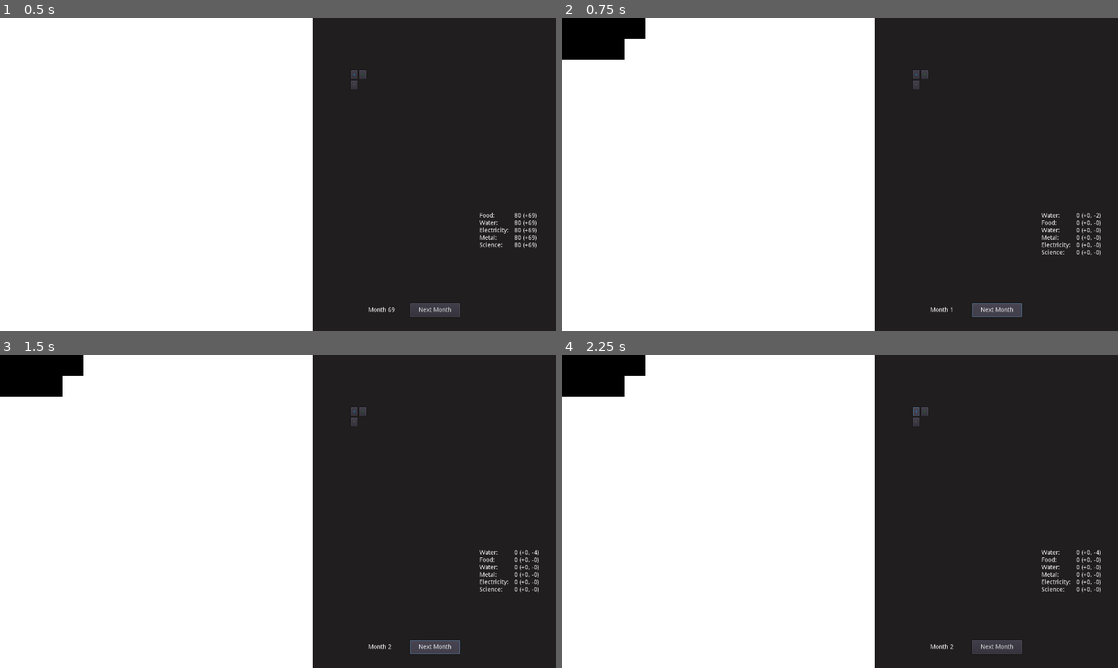
Above: before the commit, frames 1-4 (two rows, left to right).
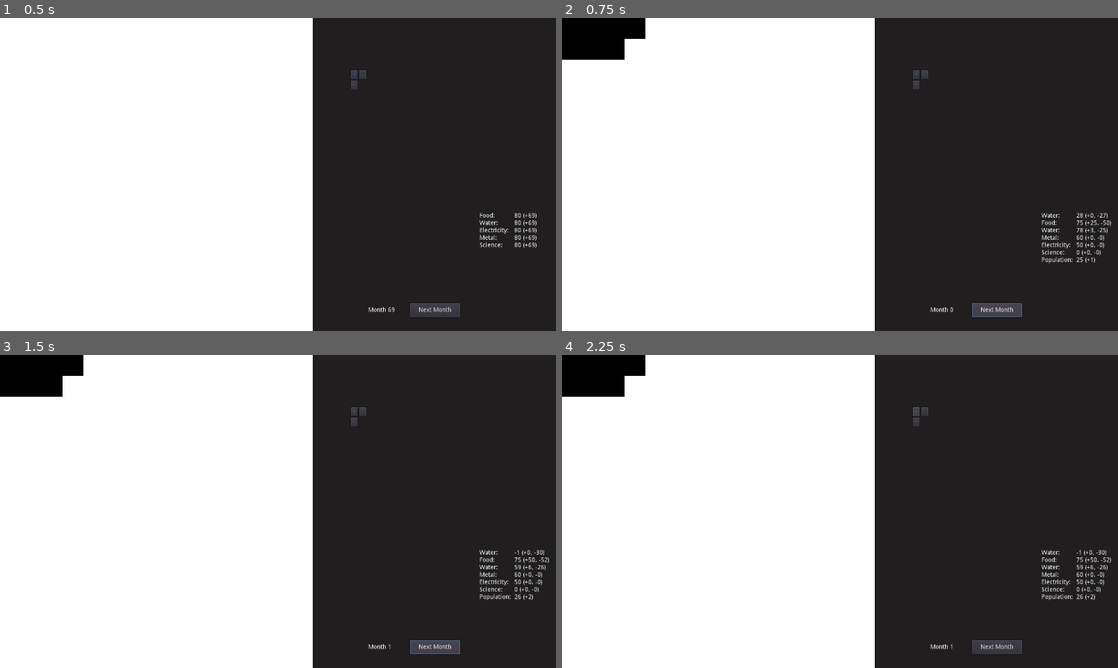
Above: after the commit, the same moments.

Repository: sirknightj/CEV-1
Game: Godot game, scene res://MainGameScene.tscn
Two runs of this game, one before a commit and one after it. Both use one fixed random seed, a clock stepped at 60 frames per second and the inputs below.
Inputs (mouse positions are in pixels of both pictures, inside the frame that each line leads up to):
- Up to frame 1 (0.5 s): no input
- Up to frame 2 (0.75 s): click "Next Month" at 0.5 s
- Up to frame 3 (1.5 s): click "Next Month" at 1.25 s
- Up to frame 4 (2.25 s): click (917, 411) at 2 s

Frame 1 is identical in both runs. In frame 2, 0.4% of the frame differs, in the area x 69-99%, y 62-94%; in frame 3, 0.3%; in frame 4, 0.3%.

Commit message:
Population growth, and population also now affects the incomes

Diff:
--- a/source/scripts/MainGameScene.gd
+++ b/source/scripts/MainGameScene.gd
@@ -28,6 +28,10 @@
 var science : int          # the amount of science we have on turn
 var science_income : int   # the amount of science we gain on the next turn
 var science_expense : int  # the amount of science we will expend on the next turn, nonnegative
+
+var people : int             # The number of people we have in our colony
+var people_fraction : float  # The "real" number of people we have = people + people_fraction. 0 <= people_fraction < 1
+var people_income : int      # the number of people we gain on the next turn
 
 # Grid Variables
 # A mutable grid_size x grid_size grid that buildings can be placed in.
@@ -53,6 +57,16 @@
 	SideBar = get_node("Sidebar")
 	Grid = get_node("Grid")
 	load_buildings_json()
+
+	# Set initial resources
+	food = 100
+	oxygen = 100
+	water = 55
+	metal = 60
+	electricity = 50
+	science = 0
+	people = 25
+
 	print('Got here!')
 
 """
@@ -75,6 +89,19 @@
 """
 func on_next_turn():
 	print("MainGameScene.on_next_turn was called!")
+	turn += 1
+
+	water += (water_income - water_expense)
+	food += (food_income - food_expense)
+	oxygen += (oxygen_income - oxygen_expense)
+	metal += (metal_income - metal_expense)
+	electricity += (electricity_income - electricity_expense)
+	science += (science_income - science_expense)
+
+	people += people_income
+	print("Population: " + str(people + people_fraction))
+	calculate_people_next_turn()
+	recalculate_incomes()
 
 """
 	Place the building at the grid square (_x, _y).
@@ -84,6 +111,8 @@
 	var building = Building.instance()
 
 	# Testing out a farm
+	# TODO: subtract / check if we can actually purchase
+	# TODO: check for collisions
 	var building_stats = buildings_dict["Farm"]
 	var shape = building_stats.shape
 	building.init_shape(shape, Color(0, 0, 0), width, 0, 0)
@@ -113,21 +142,102 @@
 	return Vector2(width * _x, height * _y)
 
 """
+	Calculates the number of people we will gain on the next turn
+"""
+func calculate_people_next_turn() -> int:
+	var result : float = people + people_fraction
+	if turn < 2:
+		result *= 0.05
+	elif turn < 4:
+		result *= 0.08
+	elif turn < 5:
+		result *= 0.25
+	elif turn < 10:
+		result *= 0.08
+	elif turn < 11:
+		result *= 0.15
+	elif turn < 15:
+		result *= 0.03
+	elif turn < 20:
+		result *= 0.01
+	elif turn < 21:
+		result *= 0.07
+	elif turn < 35:
+		result *= 0.01
+	elif turn < 36:
+		result *= 0.095
+	else:
+		result *= 0.025
+
+	people_income = floor(result)
+	people_fraction = result - people_income
+	return people_income
+
+"""
 	# Calculate the total income we have
 """
 func recalculate_incomes() -> void:
 	var new_water_expense : int = 0
 	var new_water_income : int = 0
+	var new_food_expense : int = 0
+	var new_food_income : int = 0
+	var new_oxygen_expense : int = 0
+	var new_oxygen_income : int = 0
+	var new_metal_expense : int = 0
+	var new_metal_income : int = 0
+	var new_electricity_expense : int = 0
+	var new_electricity_income : int = 0
+	var new_science_expense : int = 0
+	var new_science_income : int = 0
 
 	for building in buildings:
-		print(building["water_effect"])
 		if building["water_effect"] < 0:
 			new_water_expense -= building["water_effect"]
 		else:
 			new_water_income += building["water_effect"]
+		if building["food_effect"] < 0:
+			new_food_expense -= building["food_effect"]
+		else:
+			new_food_income += building["food_effect"]
+		if building["oxygen_effect"] < 0:
+			new_oxygen_expense -= building["oxygen_effect"]
+		else:
+			new_oxygen_income += building["oxygen_effect"]
+		if building["metal_effect"] < 0:
+			new_metal_expense -= building["metal_effect"]
+		else:
+			new_metal_income += building["metal_effect"]
+		if building["electricity_effect"] < 0:
+			new_electricity_expense -= building["electricity_effect"]
+		else:
+			new_electricity_income += building["electricity_effect"]
+		if building["science_effect"] < 0:
+			new_science_expense -= building["science_effect"]
+		else:
+			new_science_income += building["science_effect"]
+
+	new_food_expense += 2 * people
+	new_water_expense += people
+	new_oxygen_expense += people
 
 	water_expense = new_water_expense
 	water_income = new_water_income
+
+	food_expense = new_food_expense
+	food_income = new_food_income
+
+	oxygen_expense = new_oxygen_expense
+	oxygen_income = new_oxygen_income
+
+	metal_expense = new_metal_expense
+	metal_income = new_metal_income
+
+	electricity_expense = new_electricity_expense
+	electricity_income = new_electricity_income
+
+	science_expense = new_science_expense
+	science_income = new_science_income
+
 	SideBar.update_displays()
 
 """
--- a/source/scripts/Sidebar.gd
+++ b/source/scripts/Sidebar.gd
@@ -40,7 +40,6 @@
 
 func _on_NextTurnButton_pressed() -> void:
 	print('Next Turn Button Pressed!')
-	Game.turn += 1
 	print(Game.turn)
 	# get_node("NextMonthButton").set_position(Vector2(260, 20))
 	update_turn_display()
@@ -79,6 +78,9 @@
 		label_text += "Science:\n"
 		count_text += str(Game.science) + " (+" + str(Game.science_income) + ", -" + str(Game.science_expense) + ")\n"
 
+	label_text += "Population:\n"
+	count_text += str(Game.people) + " (+" + str(Game.people_income) + ")\n"
+
 	label_text.strip_edges()
 	count_text.strip_edges()
 	Resource_Label_Text.text = label_text
